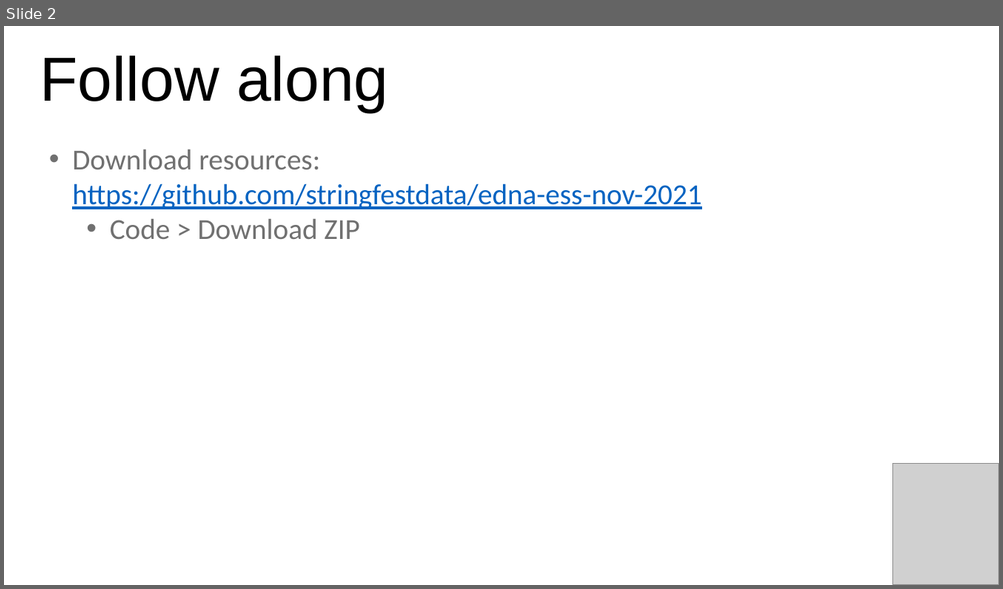
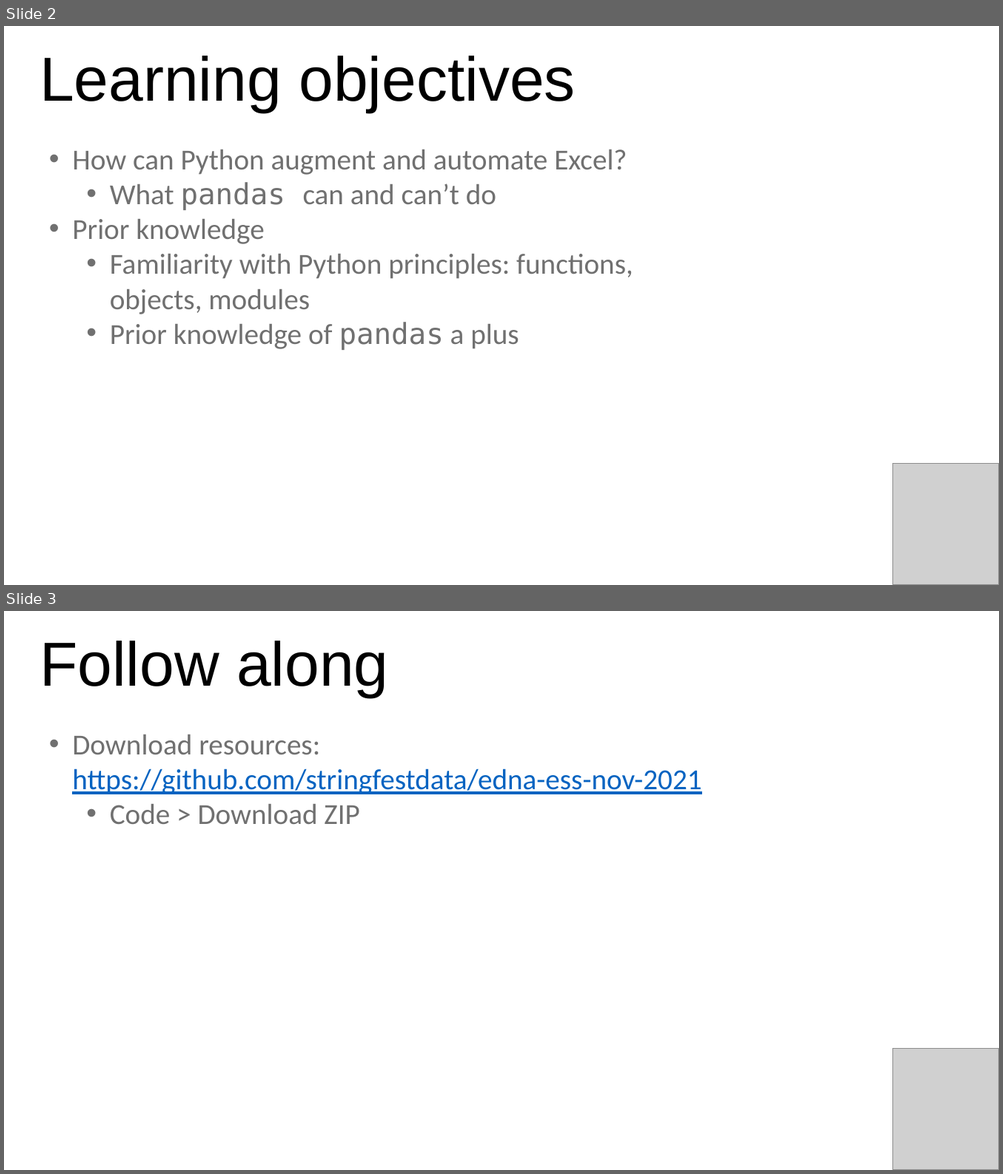
Before and after one commit to stringfestdata/edna-ess-nov-2021, a slide deck: python-for-excel-ess.pptx. Shown one above the other, each under a label of ours: slide 2 before the commit, slides 2 and 3 after it. The pictures are 1003x589 and 1003x1174 pixels, drawn with LibreOffice and Linux fonts; fonts in the diff are those of the drawing; grey boxes stand for pictures. Boxes give left, top, right and bottom in pixels: in the first picture for what was removed or moved away, otherwise in the second. Text is boxed around its words. In the diff, an @@ line names an element or a change of style, - is before the commit and + after.

```diff
--- a/python-for-excel-ess.pptx
+++ b/python-for-excel-ess.pptx
@@ slide 2 added at (4,26,999,585), background #FFFFFF @@
@@ text added at (40,56,575,112), 60 pt, text #000000 @@
+Learning objectives
@@ text added at (72,150,633,350), 28 pt, text #707070 @@
+• How can Python augment and automate Excel?
+  • What pandas can and can’t do
+• Prior knowledge
+  • Familiarity with Python principles: functions, objects, modules
+  • Prior knowledge of pandas a plus
@@ picture added at (893,464,999,585) @@
@@ what was slide 2 is now slide 3 @@
```
Also in this commit, not shown: 2 slides changed, 1 other slide added, 5 other files.
